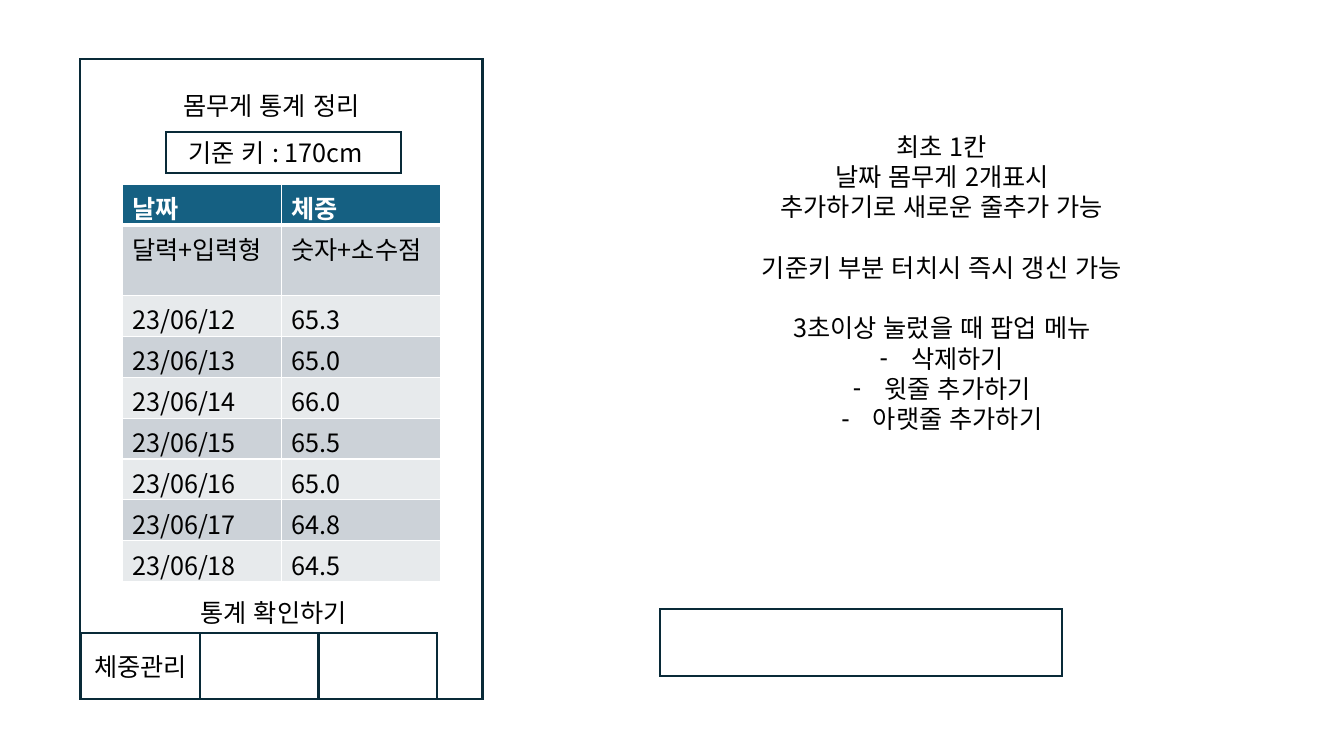
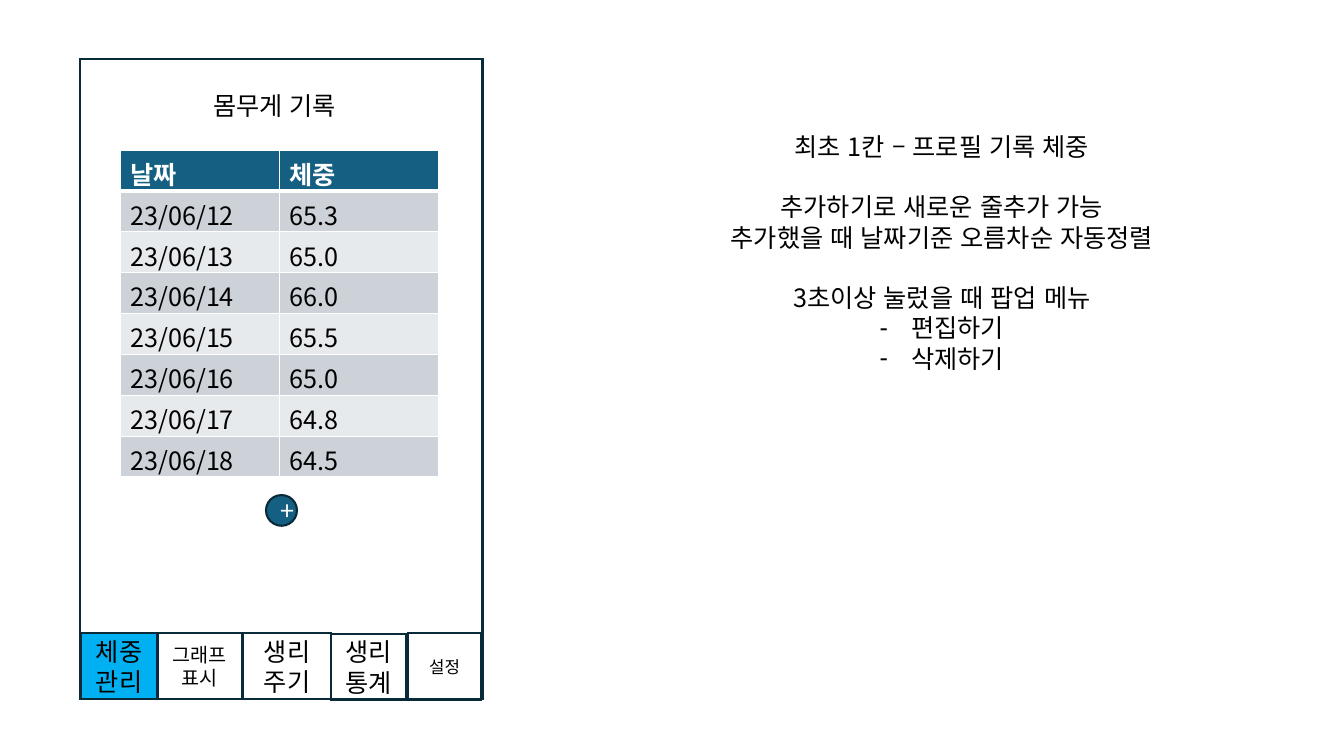
Before and after one commit to warmice8226/FemaleDataManagement, a slide deck: slide 2 of notion/UI 구상 및 기능 구현.pptx (slide 1 before the commit). Drawn at 1344x756 pixels with LibreOffice and Linux fonts; fonts in the diff are those of the drawing. Boxes give left, top, right and bottom in pixels: in the first picture for what was removed or moved away, otherwise in the second. Text is boxed around its words. In the diff, an @@ line names an element or a change of style, - is before the commit and + after.

```diff
--- a/notion/UI 구상 및 기능 구현.pptx
+++ b/notion/UI 구상 및 기능 구현.pptx
@@ text at (213, 94, 336, 117): text changed @@
-몸무게 통계 정리
+몸무게 기록
@@ rectangle removed at (166, 132, 401, 172) @@
@@ text removed at (189, 141, 363, 164) @@
-기준 키 : 170cm
@@ text at (795, 135, 1089, 158): text changed @@
-최초 1칸
-날짜 몸무게 2개표시
+최초 1칸 – 프로필 기록 체중
@@ table at (120, 150, 439, 479) @@
-row 2: 달력+입력형 | 숫자+소수점
@@ table: place and size @@
-table at (122, 185, 441, 584)
+table at (120, 150, 439, 479)
@@ text at (731, 226, 1153, 249): text changed @@
-기준키 부분 터치시 즉시 갱신 가능
+추가했을 때 날짜기준 오름차순 자동정렬
@@ text at (911, 316, 1004, 339): paragraph added @@
+– 편집하기
@@ text at (873, 377, 1043, 430): paragraphs removed @@
-– 윗줄 추가하기
-– 아랫줄 추가하기
@@ ellipse added at (266, 495, 297, 525), fill #156082, outline #092A39 1.5 pt, 18 pt, text #FFFFFF @@
++
@@ text removed at (200, 601, 347, 624) @@
-통계 확인하기
@@ rectangle removed at (660, 610, 1063, 677) @@
@@ rectangle "체중": place and size @@
-rectangle "체중" at (82, 633, 201, 700)
+rectangle "체중" at (82, 633, 157, 700)
@@ rectangle "체중" at (82, 633, 157, 700): fill none to #00B0F0 @@
@@ text in rectangle at (96, 640, 142, 693): text changed @@
-체중관리
+체중
+관리
@@ rectangle added at (157, 633, 242, 700), outline #092A39 1.5 pt, 14 pt, text #000000 @@
+그래프
+표시
@@ rectangle removed at (200, 633, 319, 700) @@
@@ rectangle added at (243, 633, 332, 700), outline #092A39 1.5 pt, 18 pt, text #000000 @@
+생리
+주기
@@ rectangle removed at (319, 633, 438, 700) @@
@@ rectangle added at (331, 634, 406, 701), outline #092A39 1.5 pt, 18 pt, text #000000 @@
+생리
+통계
@@ rectangle added at (408, 633, 481, 700), outline #092A39 1.5 pt, 12 pt, text #000000 @@
+설정
```
Also in this commit, not shown: 1 other slide changed, 4 slides added, 1 slide removed.
